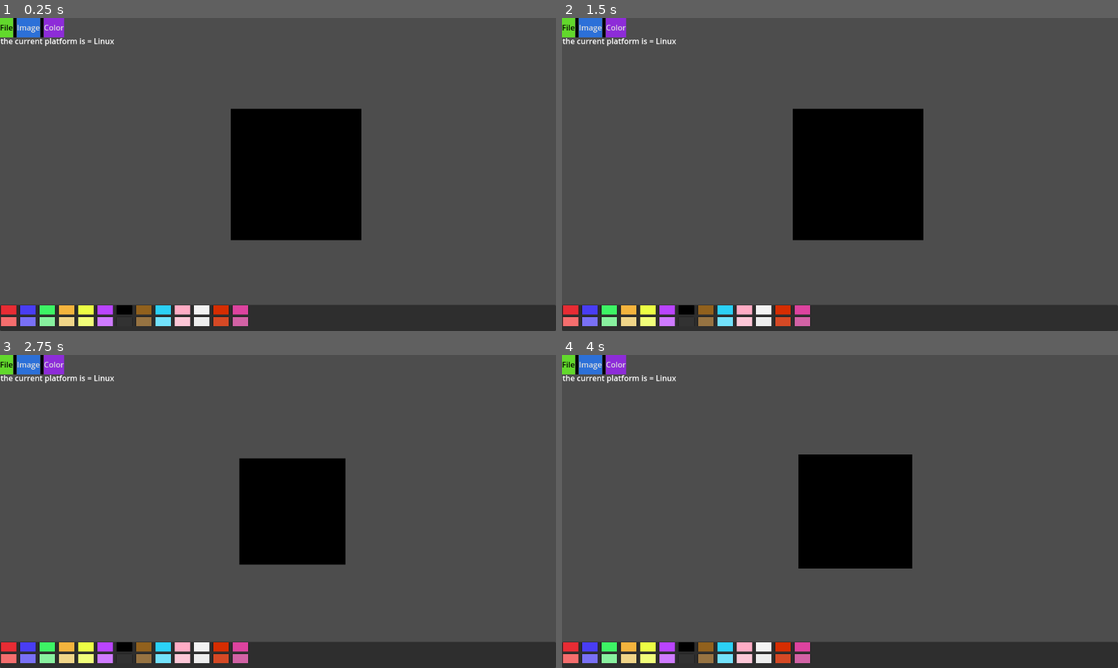
Above: before the commit, frames 1-4 (two rows, left to right).
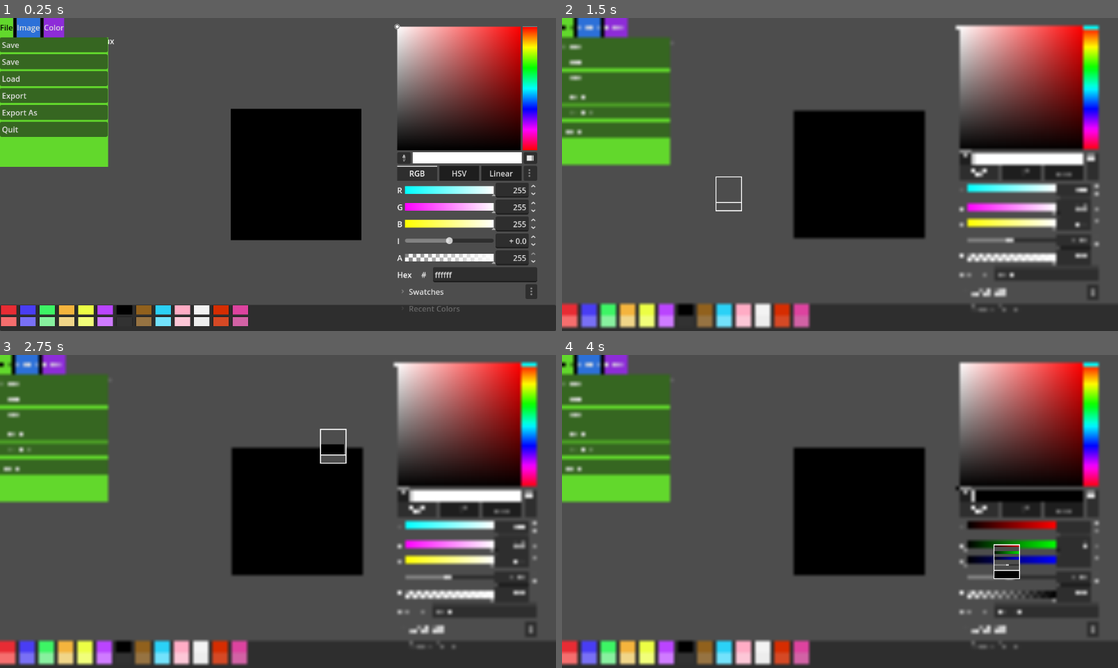
Above: after the commit, the same moments.

Repository: y1z/ms-pixel
Game: Godot game, scene res://Scenes/main.tscn
The game is run twice, just before and just after one commit, with the same random seed, the same clock (stepped at 60 frames per second) and the same inputs.
Inputs (mouse positions are in pixels of both pictures, inside the frame that each line leads up to):
- Up to frame 1 (0.25 s): no input
- Up to frame 2 (1.5 s): tap Enter at 0.5 s; move the mouse to (962, 158) at 0.52 s; hold D (move_right) 0.53-1.28 s; click (962, 158) at 0.6 s; tap Space at 1.25 s; move the mouse to (728, 190) at 1.27 s; hold S (move_down) from 1.28 s (still down); right-click (728, 190) at 1.35 s
- Up to frame 3 (2.75 s): tap Enter at 2 s; move the mouse to (333, 442) at 2.02 s; release S (move_down) at 2.03 s; hold D (move_right) from 2.03 s (still down); tap Mouse wheel down (scroll_down) at 2.1 s
- Up to frame 4 (4 s): tap Space at 2.75 s; move the mouse to (812, 574) at 2.77 s; release D (move_right) at 2.78 s; hold W (move_up) 2.78-3.53 s; tap Mouse wheel up (scroll_up) at 2.85 s; click (812, 574) at 2.92 s; tap Enter at 3.5, 3.6 s; move the mouse to (1006, 558) at 3.52 s; hold A (move_left) from 3.53 s (still down)

The runs differ from the first frame. In frame 1, 24% of the frame differs, in the area x 0-97%, y 1-94%; in frame 2, 27%; in frame 3, 30%, in the area x 0-97%, y 0-100%; in frame 4, 28%.
Error after the commit: Invalid call. Nonexistent function 'start_the_ui' in base 'Nil'. (res://Scripts/main_manager.gd:20)

Commit message:
Start to add abstraction for the ui

Diff:
--- a/Scenes/main.tscn
+++ b/Scenes/main.tscn
@@ -1,8 +1,7 @@
-[gd_scene load_steps=9 format=3 uid="uid://dcj8i1iuuxwol"]
+[gd_scene load_steps=8 format=3 uid="uid://dcj8i1iuuxwol"]
 
 [ext_resource type="Script" uid="uid://fuagb7papkb1" path="res://Scripts/main_manager.gd" id="1_6bp64"]
 [ext_resource type="Script" uid="uid://shcvhalbb7kh" path="res://Scripts/ms_pixel_camera.gd" id="3_344ge"]
-[ext_resource type="PackedScene" uid="uid://08m12oqbyi11" path="res://Scenes/UI/test_ui.tscn" id="4_6bp64"]
 [ext_resource type="PackedScene" uid="uid://cjcdpcj4atgb8" path="res://Entities/pixel.tscn" id="4_jjvhh"]
 [ext_resource type="PackedScene" uid="uid://dho8n6ljfikmk" path="res://Scenes/UI/debug_text.tscn" id="5_21xkr"]
 [ext_resource type="PackedScene" uid="uid://dmpfwwg1ds5m8" path="res://Scenes/UI/desktop_ui.tscn" id="6_344ge"]
@@ -23,10 +22,6 @@
 zoom = Vector2(2.12, 2.12)
 script = ExtResource("3_344ge")
 
-[node name="TestUi" parent="scene_camera" instance=ExtResource("4_6bp64")]
-unique_name_in_owner = true
-visible = false
-
 [node name="DebugText" parent="scene_camera" instance=ExtResource("5_21xkr")]
 visible = false
 offset_left = -163.0
@@ -35,6 +30,7 @@
 offset_bottom = -75.0
 
 [node name="DesktopUi" parent="scene_camera" instance=ExtResource("6_344ge")]
+unique_name_in_owner = true
 
 [node name="Node2D" type="Node2D" parent="."]
 visible = false
--- a/Scripts/UI/desktop_ui.gd
+++ b/Scripts/UI/desktop_ui.gd
@@ -1,4 +1,4 @@
-extends Control
+extends SceneUI
 
 
 class ButtonAndPanel:
@@ -25,7 +25,7 @@
 var desktop_color_picker: ColorPicker
 
 
-func _ready() -> void:
+func start_the_ui() -> void:
 	file_and_panel = ButtonAndPanel.new()
 	color_panel = ButtonAndPanel.new();
 	image_panel = ButtonAndPanel.new();
@@ -39,6 +39,32 @@
 	desktop_color_picker.visible = false
 	check_box.toggled.connect(show_the_color_picker)
 	connect_to_userdata(desktop_color_picker)
+	pass
+
+
+func show_ui() -> void:
+	pass
+
+
+func hide_ui() -> void:
+	pass
+
+
+func _ready() -> void:
+	#file_and_panel = ButtonAndPanel.new()
+	#color_panel = ButtonAndPanel.new();
+	#image_panel = ButtonAndPanel.new();
+	#check_box = %CheckBox
+
+	#file_and_panel.start(%"file button",%"file button sub-menu")
+	#color_panel.start(%"color button", %"color button sub-menu")
+	#image_panel.start(%"image button", %"image  button sub-menu")
+
+	#desktop_color_picker = %"color picker"
+	#desktop_color_picker.visible = false
+	#check_box.toggled.connect(show_the_color_picker)
+	#connect_to_userdata(desktop_color_picker)
+	pass
 
 
 func show_the_color_picker(toggle_on:bool) -> void:
--- /dev/null
+++ b/Scripts/UI/scene_ui.gd
@@ -0,0 +1,10 @@
+@abstract class_name SceneUI extends Control
+
+
+@abstract func start_the_ui() -> void
+
+
+@abstract func show_ui() -> void
+
+
+@abstract func hide_ui() -> void
--- a/Scripts/main_manager.gd
+++ b/Scripts/main_manager.gd
@@ -16,9 +16,11 @@
 func _ready() -> void:
 	#var pc := PixelCanvas.new();
 	#pc.start()
+	select_ui()
+	scene_ui.start_the_ui()
 	raw_image = Image.create_empty(DEFAULT_WIDTH, DEFAULT_HEIGHT, true, Image.Format.FORMAT_RGBA8)
-	scene_ui = %TestUi
-	scene_ui.color_picker.color_changed.connect(on_color_changed)
+	#scene_ui = %TestUi
+	#scene_ui.color_picker.color_changed.connect(on_color_changed)
 
 	for i in raw_image.get_height():
 		for j in raw_image.get_width():
@@ -52,3 +54,28 @@
 
 func change_draw_mode(new_draw_mode: UserData.DrawModes) -> void:
 	UserData.draw_modes = new_draw_mode;
+
+
+func select_ui() -> void:
+	match OS.get_name():
+		"Windows":
+			scene_ui = %DesktopUi
+			print("Welcome to Windows!")
+
+		"macOS":
+			print("Welcome to macOS!")
+
+		"Linux", "FreeBSD", "NetBSD", "OpenBSD", "BSD":
+			print("Welcome to Linux/BSD!")
+
+		"Android":
+			print("Welcome to Android!")
+
+		"iOS":
+			print("Welcome to iOS!")
+
+		"Web":
+			scene_ui = %DesktopUi
+			print("Welcome to the Web!")
+
+	pass
--- a/Scripts/ui_test_script.gd
+++ b/Scripts/ui_test_script.gd
@@ -1,5 +1,5 @@
 extends Control
-class_name SceneUI
+class_name SceneUILUL
 
 @export_group("VARIABLES")
 @export var color_picker: ColorPicker
Not shown, added: Scripts/UI/scene_ui.gd.uid
